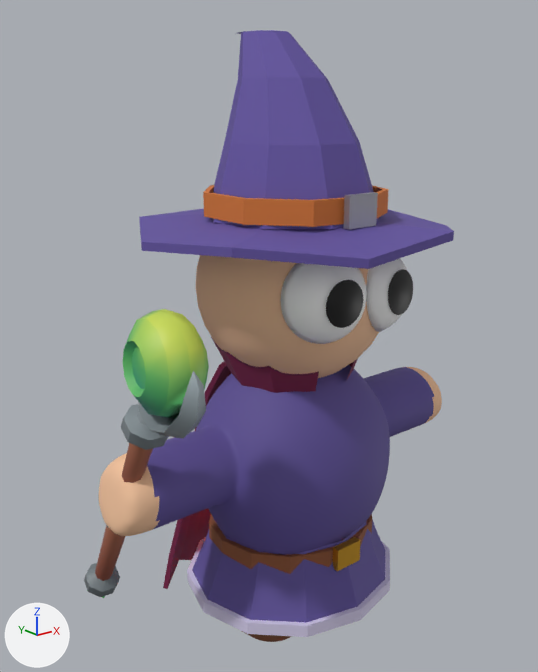
What one commit did to the FBX model Assets/Mage.fbx.
One viewpoint serves both versions: a 50 mm lens placed at (-1.8, -2.1, 2.07), pointed at (-0.06, 0.07, 1.2). The axes (+X, +Y, +Z) are drawn at lower left. The lights are the same throughout. The picture after the commit comes second. Where no turn or scale is listed for an object, it has been applied to the vertices. Vertices at exactly the same position are counted once.

In view in the first picture: 'Mage_Belt', 'Mage_Body', 'Mage_Cloak', 'Mage_Collar', 'Mage_EyeL', 'Mage_EyeR', 'Mage_Hat', 'Mage_HatBand', 'Mage_Head', 'Mage_PupilR', 'Mage_RobeSkirt', 'Mage_Staff' and 1 more.
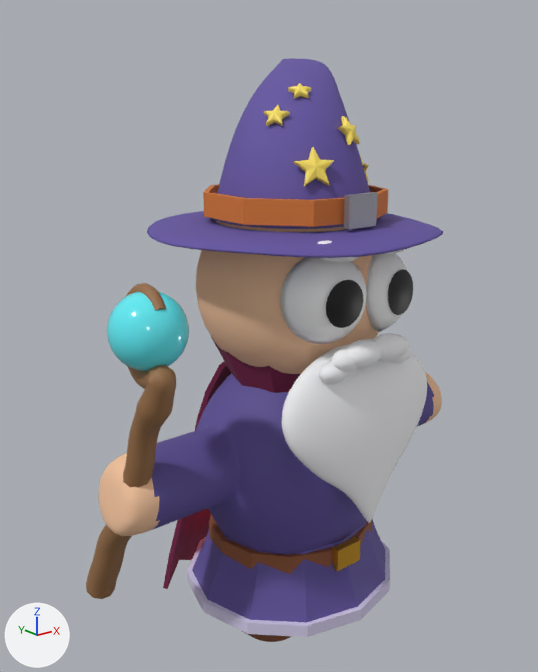
Pixel boxes (x1, y1, x2, y2) of what changed, in the pictures (538 x 672 px):
'Mage_Hat', reshaped (6% narrower, 16% shorter)
    before: (139, 30, 454, 269)
    after: (147, 58, 443, 258)
'Mage_Beard', added
    after: (282, 339, 427, 523)
'Mage_Staff', deleted
    before: (84, 309, 209, 598)
'Mage_StaffNew', added
    after: (86, 283, 189, 599)
    faces in mat_m_staff_wood (brown #956c45): (86, 283, 176, 599)
    faces in mat_m_staff_gem (cyan #61edf6): (107, 292, 189, 371)
'Mage_Mustache', added
    after: (318, 240, 413, 383)
'Mage_HatStars', added
    after: (264, 83, 369, 186)
part 1 of me_mage_hat, rebuilt (7% narrower, 14% shorter)
    before: (211, 30, 379, 229)
    after: (213, 58, 370, 229)
part 2 of me_mage_hat, rebuilt (6% narrower, 21% shorter)
    before: (139, 209, 454, 269)
    after: (147, 211, 443, 258)

The edits, one by one:
Material 'M_Mage_Star' (mat_m_mage_star) is new.
Its base color is (1.0, 0.78, 0.12) (yellow #ffe561).
Its roughness is 0.4.
Material 'M_Mage_Beard' (mat_m_mage_beard) is new.
Its base color is (0.93, 0.93, 0.95) (white #f7f7f9).
Its roughness is 0.8.
Material 'M_Staff_Gem' (mat_m_staff_gem) is new.
Its base color is (0.12, 0.85, 0.92) (cyan #61edf6).
Its roughness is 0.15.
Material 'M_Staff_Wood' (mat_m_staff_wood) is new.
Its base color is (0.3, 0.15, 0.06) (brown #956c45).
Its roughness is 0.6.
me_mage_hat is used by ob_mage_hat; location (0.0, 0.0, 0.464).
me_mage_hat had 73 vertices, 72 faces and spanned x -0.593..0.588, y -0.569..0.6, z 1.127..1.86.
me_mage_hat now has 1135 vertices, 1116 faces and spans x -0.541..0.541, y -0.541..0.542, z 1.15..1.781.
me_mage_hat part 1: the loose piece of 37 vertices spanning x -0.326..0.323, y -0.313..0.36, z 1.21..1.86 is rebuilt with 559 vertices and now spans x -0.304..0.351, y -0.304..0.415, z 1.21..1.781.
me_mage_hat part 2: the loose piece of 36 vertices spanning x -0.593..0.588, y -0.569..0.6, z 1.127..1.21 is rebuilt with 576 vertices and now spans x -0.541..0.541, y -0.541..0.542, z 1.15..1.201.
Mesh me_mage_hatstars_001 is new.
It has 830 vertices, 870 faces and spans x -0.17..0.29, y -0.265..0.005, z 1.782..2.139.
It uses material mat_m_mage_star (yellow #ffe561).
Mesh me_mesh is new.
It has 1298 vertices, 1296 faces and spans x -0.355..0.355, y -0.464..-0.277, z 0.592..1.269.
It uses material mat_m_mage_beard (white #f7f7f9).
Mesh me_mage_staffnew_001 is new.
It has 3562 vertices, 3598 faces and spans x -0.304..-0.055, y -0.259..0.383, z 0.15..1.478.
Faces by material slot: [2726, 512, 360].
It uses material mat_m_staff_wood (brown #956c45).
It uses material mat_m_staff_gem (cyan #61edf6).
It uses material mat_m_leather (brown #8c5232).
Mesh me_mesh_002 is new.
It has 3376 vertices, 3360 faces and spans x -0.251..0.251, y -0.479..-0.333, z 1.173..1.655.
It uses material mat_m_mage_beard (white #f7f7f9).
Object 'Mage_Staff' (ob_mage_staff) is deleted.
Object 'Mage_HatStars' (ob_mage_hatstars) is new; it shows me_mage_hatstars_001.
Its location is (0.0, 0.0, 0.0).
Object 'Mage_Beard' (ob_mage_beard) is new; it shows me_mesh.
Its location is (0.0, 0.0, 0.0).
Object 'Mage_StaffNew' (ob_mage_staffnew) is new; it shows me_mage_staffnew_001.
Its location is (-0.542, -0.039, 0.069).
Object 'Mage_Mustache' (ob_mage_mustache) is new; it shows me_mesh_002.
Its location is (0.0, 0.0, 0.0).
